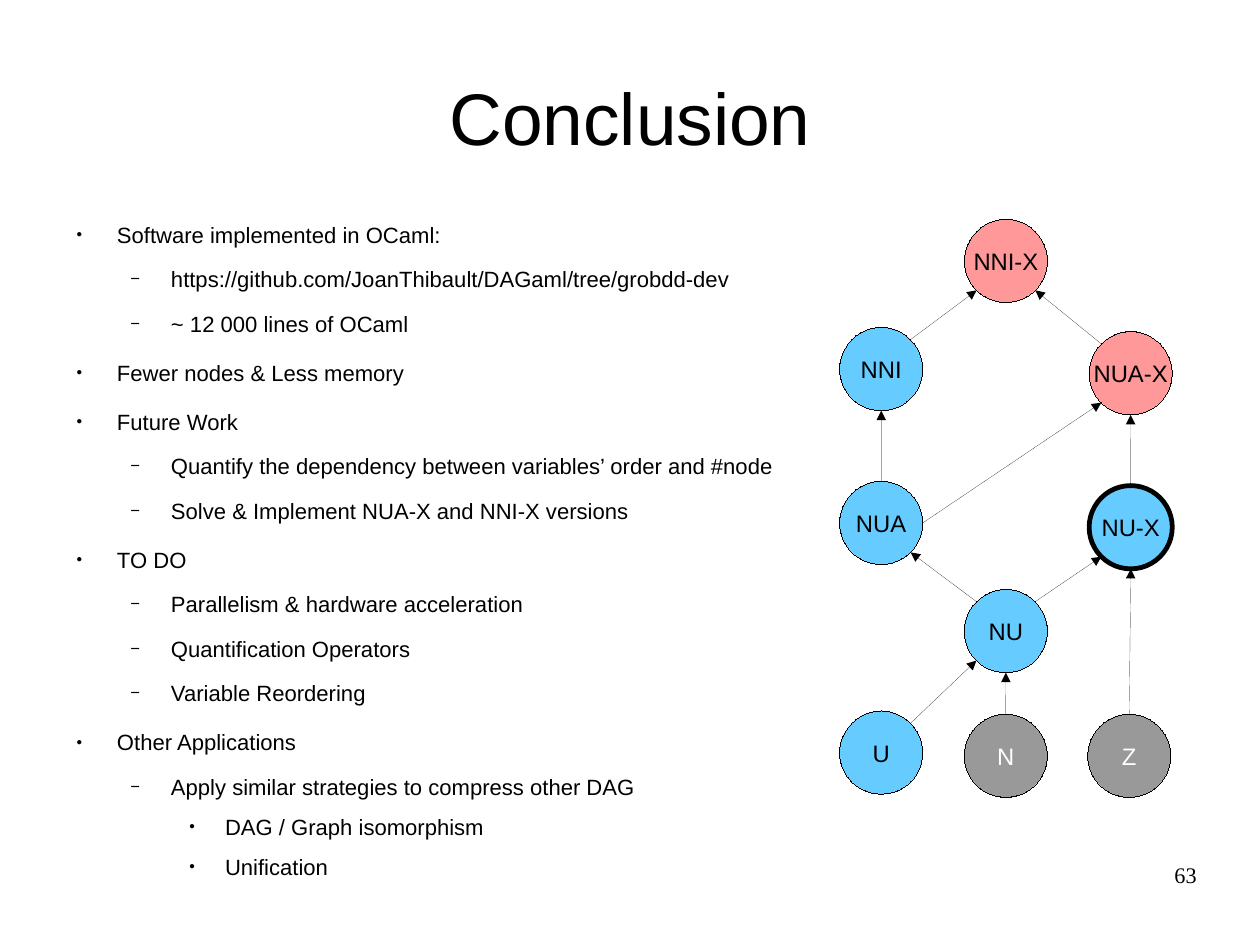
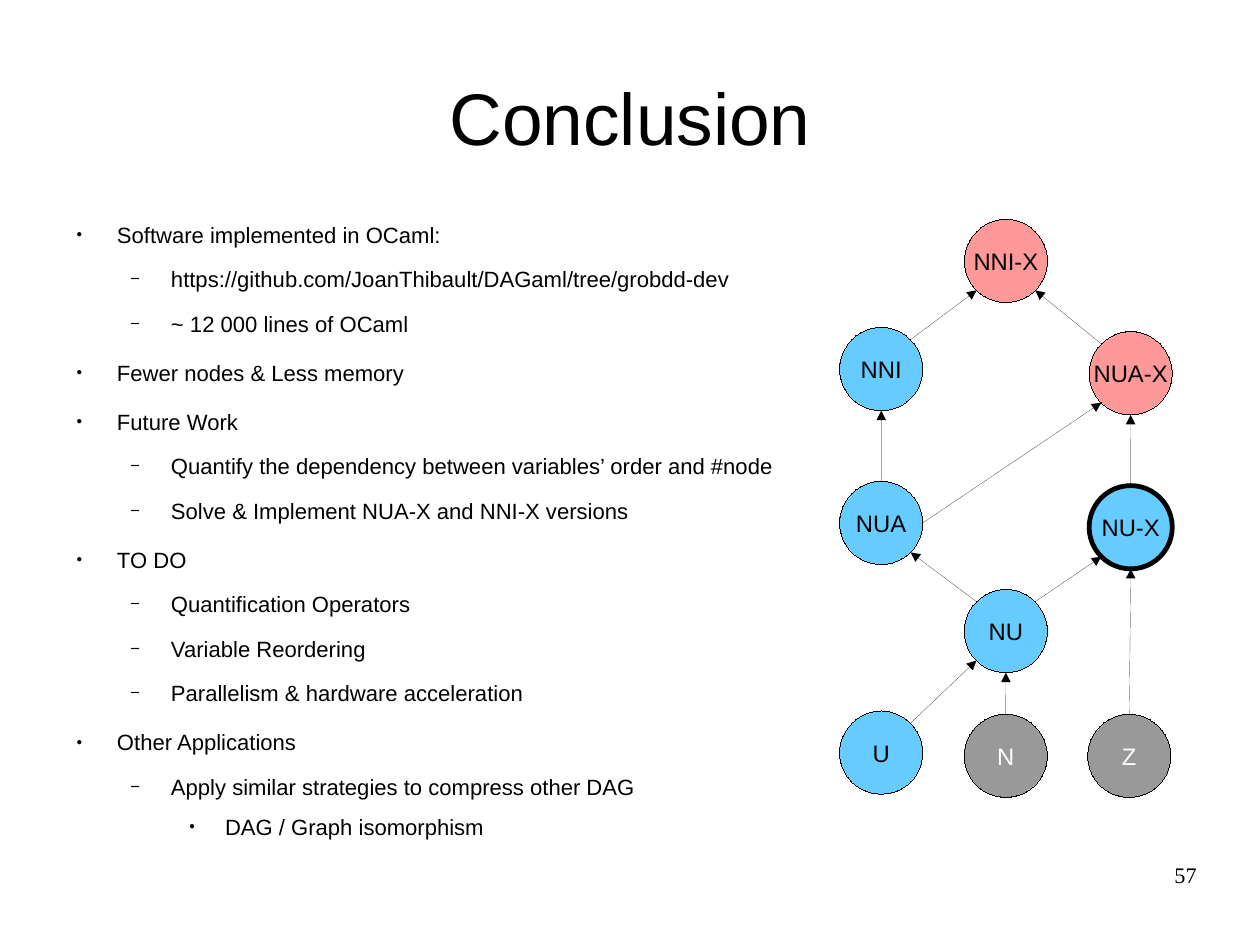
Before and after one commit to FenouilletLucas/DAGaml, a slide deck: slide 57 of doc/2017-06-19-odp/final.odp (slide 63 before the commit). Drawn at 1260x946 pixels with LibreOffice and Linux fonts; fonts in the diff are those of the drawing. Boxes give left, top, right and bottom in pixels: in the first picture for what was removed or moved away, otherwise in the second. Text is boxed around its words. In the diff, an @@ line names an element or a change of style, - is before the commit and + after.

```diff
--- a/doc/2017-06-19-odp/final.odp
+++ b/doc/2017-06-19-odp/final.odp
@@ text at [171,596,523,613]: paragraph removed @@
-  − Parallelism & hardware acceleration
@@ text at [171,685,523,702]: paragraph added @@
+  − Parallelism & hardware acceleration
@@ text at [225,859,328,876]: paragraph removed @@
-    ● Unification
@@ page number at [1174,868,1196,884]: text changed @@
-63
+57
```
Also in this commit, not shown: 21 other slides changed, 1 slide added, 6 slides removed, 3 other files.
